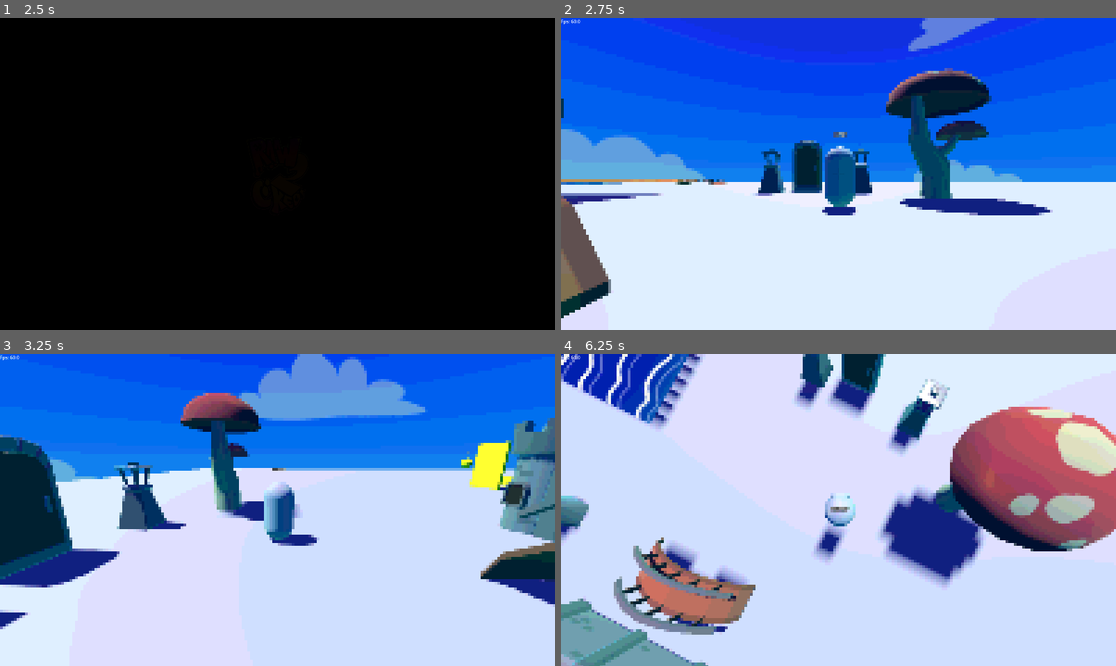
Above: before the commit, frames 1-4 (two rows, left to right).
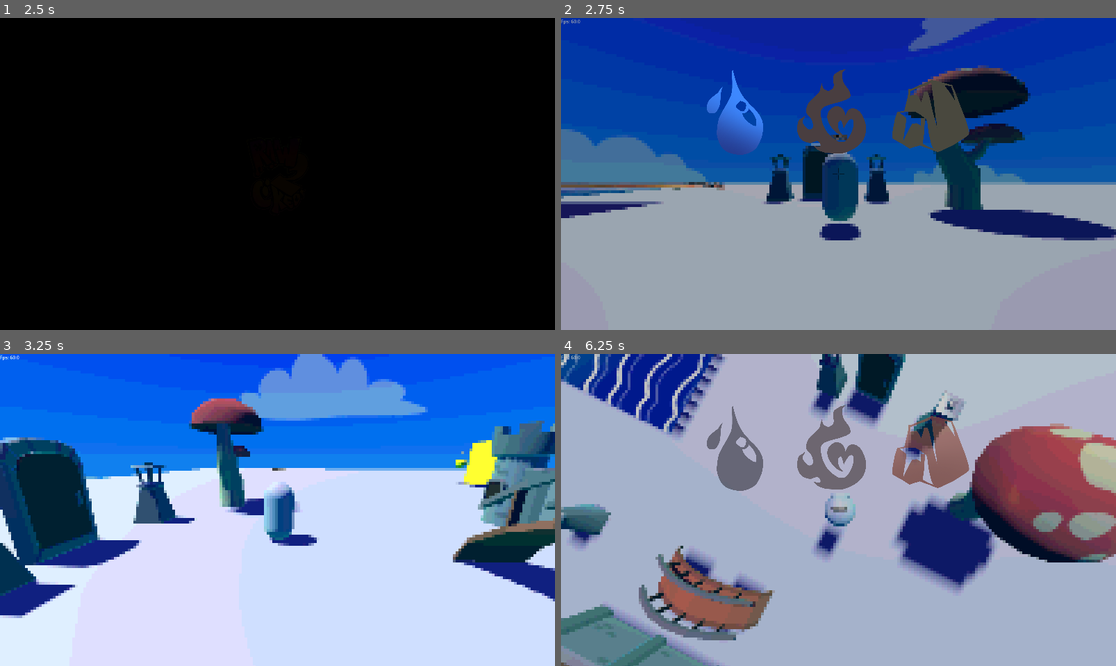
Above: after the commit, the same moments.

Repository: JZxAkuma/FIT2145-Game-Prototype-1
Game: Godot game, scene res://logo_splash_screen.tscn
The game is run twice, just before and just after one commit, with the same random seed, the same clock (stepped at 60 frames per second) and the same inputs.
Inputs (mouse positions are in pixels of both pictures, inside the frame that each line leads up to):
- Up to frame 1 (2.5 s): tap Enter (ui_accept) at 0.5, 1.25 s; move the mouse to (399, 158) at 0.52 s; hold D (right) 0.53-1.28 s; hold Right mouse button (aim) 0.53-1.28 s; tap Space (jump) at 0.77, 1.52 s; tap Mouse wheel down (scroll_down) at 0.8, 1.35 s; move the mouse to (166, 189) at 1.27 s; hold S (down) 1.28-2.03 s; tap Mouse wheel up (scroll_up) at 1.55, 2.1 s; move the mouse to (333, 105) at 2.02 s; hold D (right) from 2.03 s (still down); hold Shift (change element, bound only after the commit) from 2.03 s (still down)
- Up to frame 2 (2.75 s): keep holding D (right); keep holding Shift (change element, bound only after the commit)
- Up to frame 3 (3.25 s): release D (right) at 2.75 s; release Shift (change element, bound only after the commit) at 2.75 s; click (172, 450) at 2.77 s
- Up to frame 4 (6.25 s): move the mouse to (832, 516) at 3.52 s; hold Up (ui_up) from 3.53 s (still down); tap Shift (change element, bound only after the commit) at 3.6 s; tap Space (jump) at 3.77, 4.52, 5.27 s; right-click (832, 516) at 3.8 s; move the mouse to (877, 513) at 4.27 s; hold Right mouse button (aim) 4.28-5.03 s; tap Mouse wheel down (scroll_down) at 4.55, 5.1 s; move the mouse to (794, 506) at 5.02 s; tap Mouse wheel up (scroll_up) at 5.3, 5.85 s; move the mouse to (844, 510) at 5.77 s; hold Shift (change element, bound only after the commit) from 5.78 s (still down)

Frame 1 is identical in both runs. In frame 2, 99% of the frame differs, in the area x 0-100%, y 0-100%; in frame 3, 17%; in frame 4, 96%.

Commit message:
New system for changing element
+ slow down time when changing elements
+ There is an actual ui for changing elements now

Diff:
--- a/level component/player.tscn
+++ b/level component/player.tscn
@@ -1,7 +1,13 @@
-[gd_scene load_steps=6 format=3 uid="uid://bye70pqxpcpcf"]
+[gd_scene load_steps=12 format=3 uid="uid://bye70pqxpcpcf"]
 
 [ext_resource type="Script" uid="uid://btoituocs665x" path="res://player.gd" id="1_4flbx"]
 [ext_resource type="Texture2D" uid="uid://difao83xnsjna" path="res://1545215.png" id="2_onrkg"]
+[ext_resource type="Texture2D" uid="uid://jqeg1l3hc3r3" path="res://Icons/WaterInactive.png" id="3_5enqi"]
+[ext_resource type="Texture2D" uid="uid://c22e1kg63lvjw" path="res://Icons/WaterActive.png" id="4_8v1cs"]
+[ext_resource type="Texture2D" uid="uid://b4aqh2xplkjks" path="res://Icons/FireInactive.png" id="5_os2xl"]
+[ext_resource type="Texture2D" uid="uid://b82u8pqbd754g" path="res://Icons/FireActive.png" id="6_cx4s4"]
+[ext_resource type="Texture2D" uid="uid://dpfnb02w8cyq3" path="res://Icons/EarthInactive.png" id="7_84xnk"]
+[ext_resource type="Texture2D" uid="uid://cpn8kogxjm8cn" path="res://Icons/EarthActive.png" id="8_mmloc"]
 
 [sub_resource type="CapsuleMesh" id="CapsuleMesh_fj7yv"]
 
@@ -49,7 +55,7 @@
 
 [node name="CanvasLayer" type="CanvasLayer" parent="."]
 
-[node name="Control" type="Control" parent="CanvasLayer"]
+[node name="Crosshair" type="Control" parent="CanvasLayer"]
 layout_mode = 3
 anchors_preset = 15
 anchor_right = 1.0
@@ -57,12 +63,12 @@
 grow_horizontal = 2
 grow_vertical = 2
 
-[node name="casting to" type="Label" parent="CanvasLayer/Control"]
+[node name="casting to" type="Label" parent="CanvasLayer/Crosshair"]
 layout_mode = 1
 offset_right = 40.0
 offset_bottom = 23.0
 
-[node name="Crosshair" type="TextureRect" parent="CanvasLayer/Control"]
+[node name="Crosshair" type="TextureRect" parent="CanvasLayer/Crosshair"]
 modulate = Color(0.833336, 0.425044, 0.572867, 1)
 top_level = true
 layout_mode = 1
@@ -80,6 +86,58 @@
 texture = ExtResource("2_onrkg")
 expand_mode = 1
 
+[node name="Elements UI" type="Control" parent="CanvasLayer"]
+layout_mode = 3
+anchors_preset = 15
+anchor_right = 1.0
+anchor_bottom = 1.0
+grow_horizontal = 2
+grow_vertical = 2
+size_flags_horizontal = 4
+
+[node name="ColorRect" type="ColorRect" parent="CanvasLayer/Elements UI"]
+layout_mode = 1
+anchors_preset = 15
+anchor_right = 1.0
+anchor_bottom = 1.0
+grow_horizontal = 2
+grow_vertical = 2
+color = Color(0, 0, 0, 0.309804)
+
+[node name="HBoxContainer" type="HBoxContainer" parent="CanvasLayer/Elements UI"]
+layout_mode = 1
+anchors_preset = 8
+anchor_left = 0.5
+anchor_top = 0.5
+anchor_right = 0.5
+anchor_bottom = 0.5
+offset_left = -522.0
+offset_top = -374.0
+offset_right = 2486.0
+offset_bottom = 626.0
+grow_horizontal = 2
+grow_vertical = 2
+scale = Vector2(0.333167, 0.327023)
+size_flags_horizontal = 4
+
+[node name="water" type="TextureButton" parent="CanvasLayer/Elements UI/HBoxContainer"]
+layout_mode = 2
+texture_normal = ExtResource("3_5enqi")
+texture_hover = ExtResource("4_8v1cs")
+stretch_mode = 0
+
+[node name="fire" type="TextureButton" parent="CanvasLayer/Elements UI/HBoxContainer"]
+layout_mode = 2
+texture_normal = ExtResource("5_os2xl")
+texture_hover = ExtResource("6_cx4s4")
+stretch_mode = 0
+
+[node name="earth" type="TextureButton" parent="CanvasLayer/Elements UI/HBoxContainer"]
+layout_mode = 2
+texture_normal = ExtResource("7_84xnk")
+texture_hover = ExtResource("8_mmloc")
+stretch_mode = 0
+
 [node name="HurtBox" type="Area3D" parent="."]
 collision_layer = 2
 collision_mask = 2
--- a/player.gd
+++ b/player.gd
@@ -9,12 +9,12 @@
 @export var JUMP_VELOCITY = 4.5
 @onready var pivot: Node3D = $"camera point"
 @onready var castline: RayCast3D = $"camera point/SpringArm3D/Camera3D/RayCast3D"
-@onready var debug_label: Label = $"CanvasLayer/Control/casting to"
+@onready var debug_label: Label = $"CanvasLayer/Crosshair/casting to"
 @onready var cast_point: Marker3D = $"cast point"
 @export var aim_camera_pos: Vector3 = Vector3(0.969, 0.792, 0.0)
 @export var aim_spring_length: float = 2.0
 @export var default_spring_length: float = 5.0
-@onready var crosshair: TextureRect = $CanvasLayer/Control/Crosshair
+@onready var crosshair: TextureRect = $CanvasLayer/Crosshair/Crosshair
 @onready var camera: Camera3D = $"camera point/SpringArm3D/Camera3D"
 @onready var camerapoint: Node3D = $"camera point"
 @onready var springarm: SpringArm3D = $"camera point/SpringArm3D"
@@ -23,7 +23,15 @@
 @export var controller_aim_sens : float = 3.0
 @export var controller_deadzone : float = 0.15
 @export var jump_cut_multiplier: float = 0.5
+@onready var element_ui = $"CanvasLayer/Elements UI"
+@onready var water_icon:TextureButton=$"CanvasLayer/Elements UI/HBoxContainer/water"
+@onready var fire_icon:TextureButton=$"CanvasLayer/Elements UI/HBoxContainer/fire"
+@onready var earth_icon:TextureButton=$"CanvasLayer/Elements UI/HBoxContainer/earth"
+@onready var water_normal_tex = water_icon.texture_normal
+@onready var fire_normal_tex = fire_icon.texture_normal
+@onready var earth_normal_tex = earth_icon.texture_normal
 var aim_tween: Tween
+var element_ui_tween : Tween
 
 
 var waterball_scene = preload("res://water_ball.tscn")
@@ -39,9 +47,14 @@
 
 enum states {
 	default,
-	aiming
+	aiming,
+	died
 }
 
+enum changing_elements{
+	changing,
+	not_changing
+}
 var state: states = states.default
 
 var selection: elements = elements.water
@@ -79,7 +92,7 @@
 		_update_wall_indicator()
 		_camera_state()
 		_cast_lenght()
-
+		_elements_ui()
 		state = states.aiming if Input.is_action_pressed("aim") else states.default
 
 		if state == states.aiming:
@@ -125,10 +138,24 @@
 
 
 func _change_power():
-	if Input.is_action_just_pressed("scroll_up"):
-		selection = (selection + 1) % elements.size()
-	if Input.is_action_just_pressed("scroll_down"):
-		selection = (selection - 1 + elements.size()) % elements.size()
+	if Input.is_action_pressed("change element"):
+		Engine.time_scale = 0.2
+		if element_ui_tween:
+			element_ui_tween.kill()
+		element_ui_tween = create_tween()
+		element_ui_tween.tween_property(element_ui, "modulate:a", 1, aim_tween_legnht)
+
+		if Input.is_action_just_pressed("scroll_up"):
+			selection = (selection + 1) % elements.size()
+		if Input.is_action_just_pressed("scroll_down"):
+			selection = (selection - 1 + elements.size()) % elements.size()
+
+	else:
+		Engine.time_scale = 1
+		if element_ui_tween:
+			element_ui_tween.kill()
+		element_ui_tween = create_tween()
+		element_ui_tween.tween_property(element_ui, "modulate:a", 0, aim_tween_legnht)
 
 
 func _cast_selection():
@@ -254,3 +281,8 @@
 
 func _to_checkpoint_spot(spawnpoint : Vector3) -> void:
 	pass
+
+func _elements_ui():
+	water_icon.texture_normal = water_icon.texture_hover if selection == elements.water else water_normal_tex
+	fire_icon.texture_normal = fire_icon.texture_hover if selection == elements.fire else fire_normal_tex
+	earth_icon.texture_normal = earth_icon.texture_hover if selection == elements.earth else earth_normal_tex
--- a/project.godot
+++ b/project.godot
@@ -65,13 +65,13 @@
 scroll_up={
 "deadzone": 0.2,
 "events": [Object(InputEventMouseButton,"resource_local_to_scene":false,"resource_name":"","device":-1,"window_id":0,"a …(253 unchanged characters)…
-, Object(InputEventJoypadButton,"resource_local_to_scene":false,"resource_name":"","device":-1,"button_index":10,"pressure":0.0,"pressed":true,"script":null)
+, Object(InputEventJoypadButton,"resource_local_to_scene":false,"resource_name":"","device":-1,"button_index":13,"pressure":0.0,"pressed":true,"script":null)
 ]
 }
 scroll_down={
 "deadzone": 0.2,
 "events": [Object(InputEventMouseButton,"resource_local_to_scene":false,"resource_name":"","device":-1,"window_id":0,"a …(253 unchanged characters)…
-, Object(InputEventJoypadButton,"resource_local_to_scene":false,"resource_name":"","device":-1,"button_index":9,"pressure":0.0,"pressed":true,"script":null)
+, Object(InputEventJoypadButton,"resource_local_to_scene":false,"resource_name":"","device":-1,"button_index":14,"pressure":0.0,"pressed":true,"script":null)
 ]
 }
 shoot={
@@ -112,3 +112,9 @@
 , Object(InputEventJoypadButton,"resource_local_to_scene":false,"resource_name":"","device":-1,"button_index":0,"pressure":0.0,"pressed":true,"script":null)
 ]
 }
+"change element"={
+"deadzone": 0.2,
+"events": [Object(InputEventKey,"resource_local_to_scene":false,"resource_name":"","device":-1,"window_id":0,"alt_pressed":false,"shift_pressed":false,"ctrl_pressed":false,"meta_pressed":false,"pressed":false,"keycode":0,"physical_keycode":4194325,"key_label":0,"unicode":0,"location":0,"echo":false,"script":null)
+, Object(InputEventJoypadButton,"resource_local_to_scene":false,"resource_name":"","device":-1,"button_index":10,"pressure":0.0,"pressed":true,"script":null)
+]
+}
Binary file added: Icons/EarthActive.png
Not shown, added: Icons/EarthActive.png.import
Binary file added: Icons/EarthInactive.png
Not shown, added: Icons/EarthInactive.png.import
Binary file added: Icons/FireActive.png
Not shown, added: Icons/FireActive.png.import
Binary file added: Icons/FireInactive.png
Not shown, added: Icons/FireInactive.png.import
Binary file added: Icons/WaterActive.png
Not shown, added: Icons/WaterActive.png.import
Binary file added: Icons/WaterInactive.png
Not shown, added: Icons/WaterInactive.png.import
